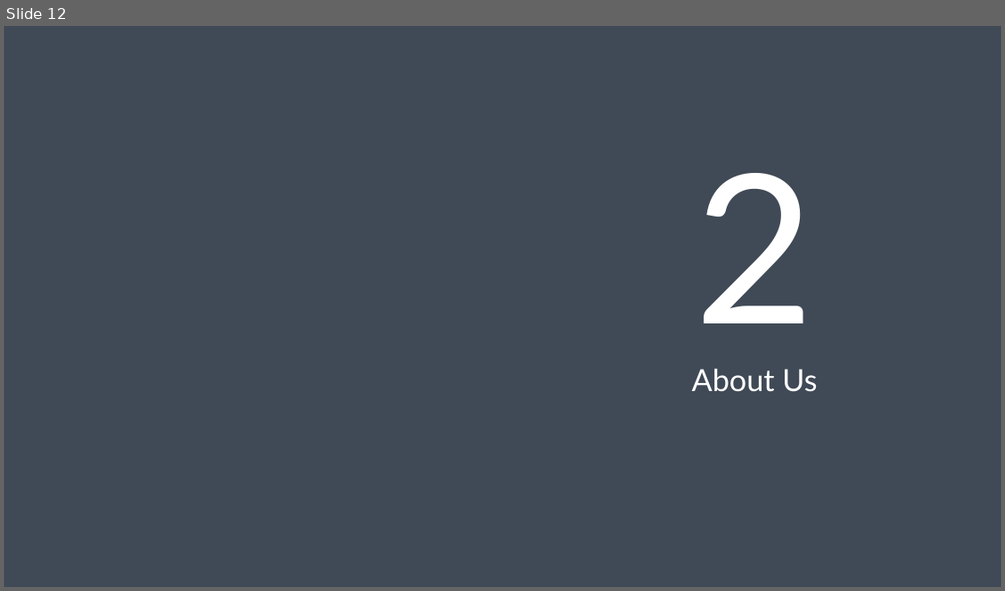
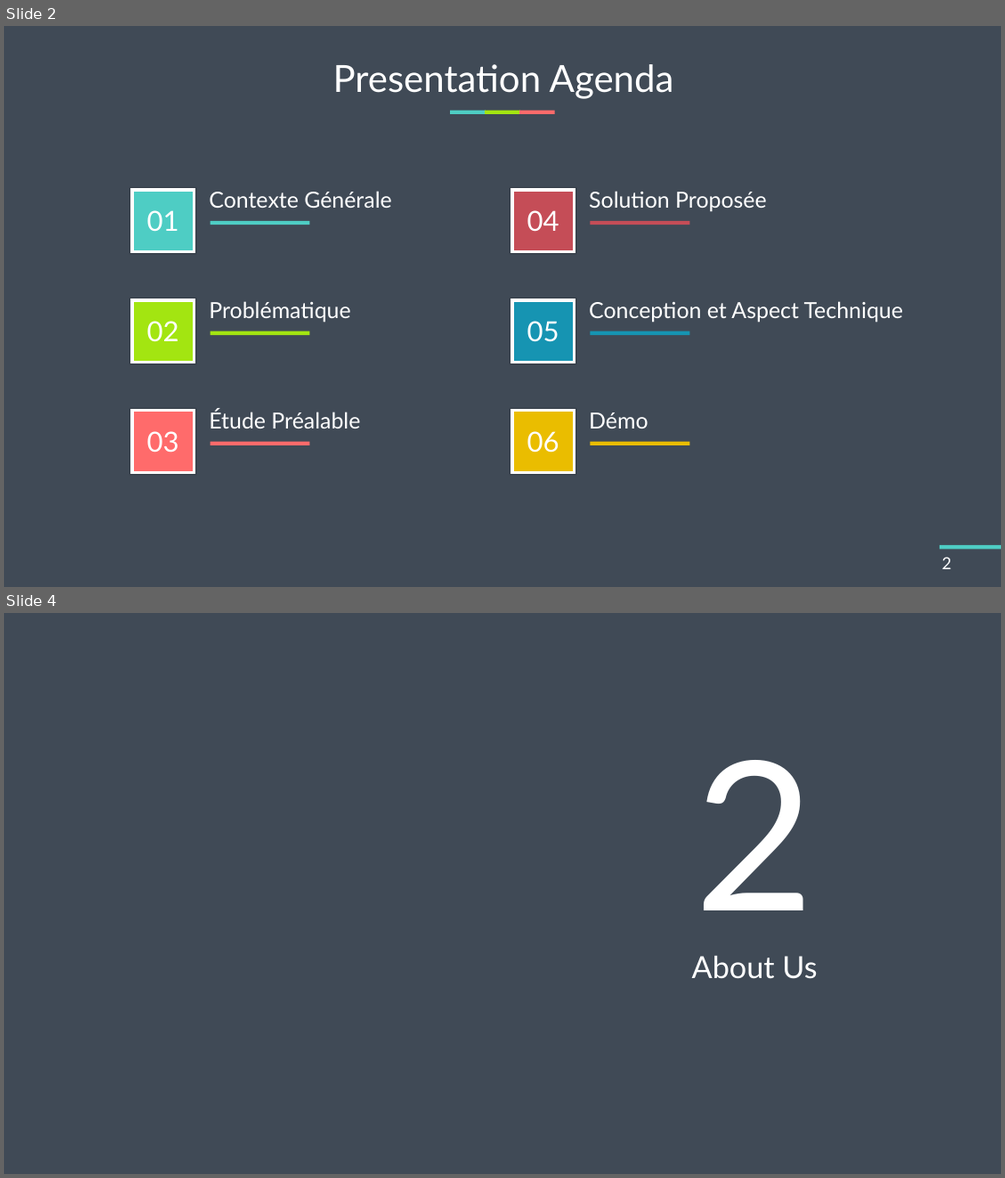
Before and after one commit to sdf34567/pfe, a slide deck: Présentation.pptx. Shown one above the other, each under a label of ours: slide 12 before the commit, slides 2 and 4 after it; the slides between them are not shown. The pictures are 1005x591 and 1005x1178 pixels, drawn with LibreOffice and Linux fonts; fonts in the diff are those of the drawing. Boxes give left, top, right and bottom in pixels: in the first picture for what was removed or moved away, otherwise in the second. Text is boxed around its words. In the diff, an @@ line names an element or a change of style, - is before the commit and + after.

```diff
--- a/Présentation.pptx
+++ b/Présentation.pptx
@@ slide 2 added at (4, 26, 1001, 587), background #404A56 @@
@@ title added at (333, 64, 674, 99), 54 pt, text #FFFFFF @@
+Presentation Agenda
@@ rectangle added at (450, 111, 485, 114), fill #4ECDC4 @@
@@ rectangle added at (485, 111, 520, 114), fill #A3E511 @@
@@ rectangle added at (519, 111, 555, 114), fill #FF6B6B @@
@@ rectangle added at (132, 190, 194, 251), fill #4ECDC4, outline #FFFFFF 4.5 pt @@
@@ text added at (147, 210, 179, 231), 40 pt, text #FFFFFF @@
+01
@@ text added at (209, 191, 391, 208), 32 pt, text #FFFFFF @@
+Contexte Générale
@@ rectangle added at (512, 190, 574, 251), fill #C54D57, outline #FFFFFF 4.5 pt @@
@@ text added at (527, 210, 559, 231), 40 pt, text #FFFFFF @@
+04
@@ text added at (589, 191, 767, 212), 32 pt, text #FFFFFF @@
+Solution Proposée
@@ rectangle added at (210, 221, 310, 224), fill #4ECDC4 @@
@@ rectangle added at (591, 221, 690, 224), fill #C54D57 @@
@@ rectangle added at (132, 300, 194, 362), fill #A3E511, outline #FFFFFF 4.5 pt @@
@@ text added at (209, 301, 350, 322), 32 pt, text #FFFFFF @@
+Problématique
@@ rectangle added at (512, 300, 574, 362), fill #1694B2, outline #FFFFFF 4.5 pt @@
@@ text added at (589, 301, 903, 322), 32 pt, text #FFFFFF @@
+Conception et Aspect Technique
@@ text added at (147, 321, 179, 342), 40 pt, text #FFFFFF @@
+02
@@ rectangle added at (210, 331, 310, 335), fill #A3E511 @@
@@ text added at (527, 321, 559, 342), 40 pt, text #FFFFFF @@
+05
@@ rectangle added at (591, 331, 690, 335), fill #1694B2 @@
@@ rectangle added at (132, 410, 194, 472), fill #FF6B6B, outline #FFFFFF 4.5 pt @@
@@ text added at (209, 410, 360, 428), 32 pt, text #FFFFFF @@
+Étude Préalable
@@ rectangle added at (512, 410, 574, 472), fill #EABD00, outline #FFFFFF 4.5 pt @@
@@ text added at (589, 412, 648, 428), 32 pt, text #FFFFFF @@
+Démo
@@ text added at (147, 431, 179, 451), 40 pt, text #FFFFFF @@
+03
@@ rectangle added at (210, 441, 310, 445), fill #FF6B6B @@
@@ text added at (527, 431, 559, 452), 40 pt, text #FFFFFF @@
+06
@@ rectangle added at (591, 441, 690, 445), fill #EABD00 @@
@@ rectangle added at (939, 545, 1001, 548), fill #4ECDC4 @@
@@ page number added at (942, 556, 952, 569), 24 pt, text #FFFFFF @@
+2
@@ what was slide 12 is now slide 4 @@
```
Also in this commit, not shown: 2 slides changed, 1 other slide added, 1 slide removed, 6 other files.
